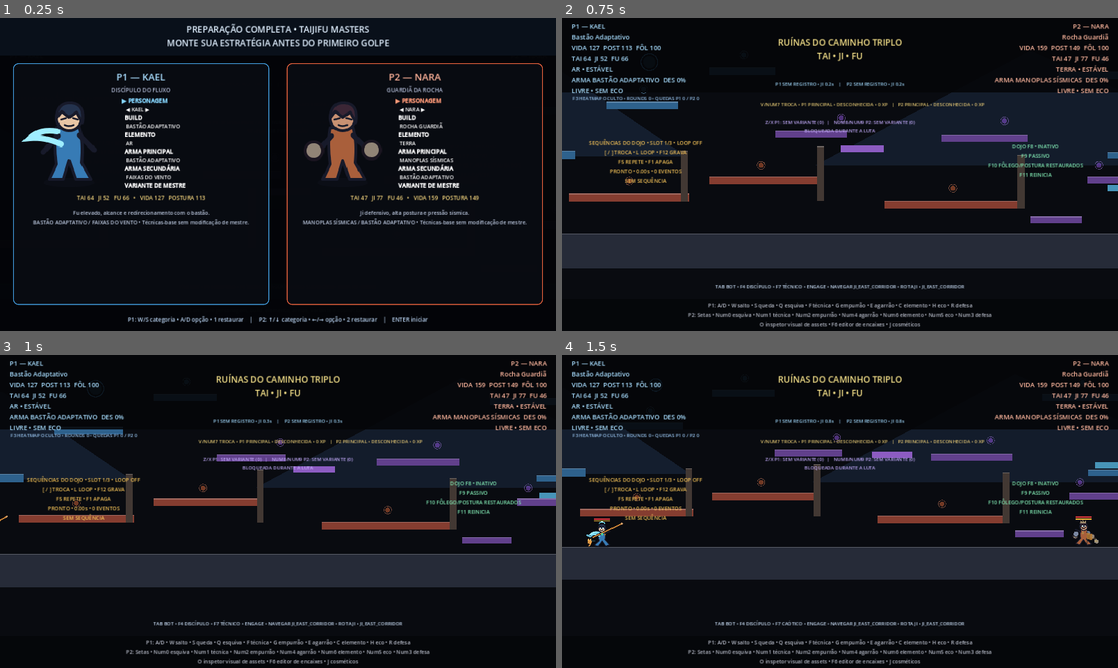
Above: before the commit, frames 1-4 (two rows, left to right).
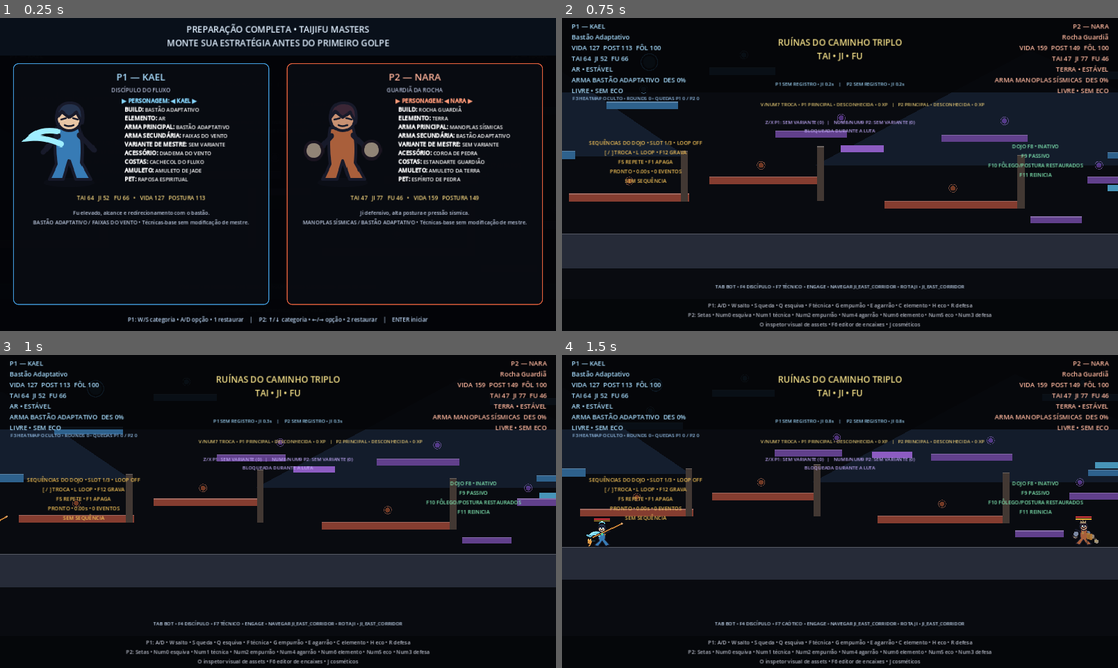
Above: after the commit, the same moments.

Repository: Tehkne-Solutions/taijifu-masters
Game: Godot game, scene res://scenes/main.tscn
The game is run twice, just before and just after one commit, with the same random seed, the same clock (stepped at 60 frames per second) and the same inputs.
Inputs:
- Up to frame 1 (0.25 s): no input
- Up to frame 2 (0.75 s): tap Enter (start_match) at 0.5 s; hold D (p1_right) from 0.53 s (still down); tap K (clear_variant_comparison) at 0.6 s
- Up to frame 3 (1 s): keep holding D (p1_right); tap W (p1_jump) at 0.77 s
- Up to frame 4 (1.5 s): keep holding D (p1_right); tap F7 (cycle_bot_personality) at 1.35 s

The runs differ from the first frame. In frame 1, 4.1% of the frame differs, in the area x 22-92%, y 25-55%; in frame 2, nothing differs; in frame 3, nothing differs; in frame 4, nothing differs.

Commit message:
fix(ui): condensar categorias da preparação em linhas únicas

Diff:
--- a/scripts/runtime/battle_preparation_runtime.gd
+++ b/scripts/runtime/battle_preparation_runtime.gd
@@ -151,7 +151,6 @@
 	_background.color = Color(0.012, 0.018, 0.032, 0.985)
 	_background.mouse_filter = Control.MOUSE_FILTER_STOP
 	_canvas.add_child(_background)
-
 	var header := ColorRect.new()
 	header.offset_right = 1280.0
 	header.offset_bottom = 86.0
@@ -168,10 +167,8 @@
 	_title.add_theme_font_size_override("font_size", 20)
 	_title.add_theme_color_override("font_color", Color(0.88, 0.94, 1.0))
 	header.add_child(_title)
-
 	for slot in range(2):
 		_build_player_panel(slot + 1, 30.0 + slot * 630.0)
-
 	_footer = Label.new()
 	_footer.offset_left = 20.0
 	_footer.offset_top = 672.0
@@ -201,7 +198,6 @@
 	style.corner_radius_bottom_right = 12
 	panel.add_theme_stylebox_override("panel", style)
 	_background.add_child(panel)
-
 	var margin := MarginContainer.new()
 	margin.add_theme_constant_override("margin_left", 18)
 	margin.add_theme_constant_override("margin_right", 18)
@@ -211,7 +207,6 @@
 	var root_column := VBoxContainer.new()
 	root_column.add_theme_constant_override("separation", 5)
 	margin.add_child(root_column)
-
 	var title := Label.new()
 	title.horizontal_alignment = HORIZONTAL_ALIGNMENT_CENTER
 	title.add_theme_font_size_override("font_size", 22)
@@ -224,7 +219,6 @@
 	role.add_theme_color_override("font_color", Color(0.68, 0.72, 0.82))
 	root_column.add_child(role)
 	_player_roles.append(role)
-
 	var middle := HBoxContainer.new()
 	middle.add_theme_constant_override("separation", 12)
 	root_column.add_child(middle)
@@ -245,7 +239,6 @@
 	fields.add_theme_font_size_override("bold_font_size", 13)
 	middle.add_child(fields)
 	_player_fields.append(fields)
-
 	var stats := Label.new()
 	stats.horizontal_alignment = HORIZONTAL_ALIGNMENT_CENTER
 	stats.add_theme_font_size_override("font_size", 13)
@@ -307,21 +300,16 @@
 func _update_fields(slot: int, player_index: int) -> void:
 	var lines: Array[String] = []
 	var loadout := _loadouts[slot]
+	var color := "#86d7ff" if player_index == 1 else "#ff9a78"
 	for index in range(BattleLoadoutCatalog.FIELD_ORDER.size()):
 		var field_id := BattleLoadoutCatalog.FIELD_ORDER[index]
 		var value_id := BattleLoadoutCatalog.value_for_field(field_id, loadout)
-		var prefix := "▶" if index == _field_indices[slot] else " "
-		var color := "#86d7ff" if player_index == 1 else "#ff9a78"
+		var label := BattleLoadoutCatalog.field_label(field_id)
+		var value := BattleLoadoutCatalog.value_label(field_id, value_id)
 		if index == _field_indices[slot]:
-			lines.append("[color=%s][b]%s %s[/b][/color]\n   ◀ %s ▶" % [
-				color, prefix, BattleLoadoutCatalog.field_label(field_id),
-				BattleLoadoutCatalog.value_label(field_id, value_id)
-			])
+			lines.append("[color=%s][b]▶ %s: ◀ %s ▶[/b][/color]" % [color, label, value])
 		else:
-			lines.append("%s [b]%s[/b]\n   %s" % [
-				prefix, BattleLoadoutCatalog.field_label(field_id),
-				BattleLoadoutCatalog.value_label(field_id, value_id)
-			])
+			lines.append("  [b]%s:[/b] %s" % [label, value])
 	_player_fields[slot].text = "\n".join(lines)
 
 func _exit_tree() -> void:
